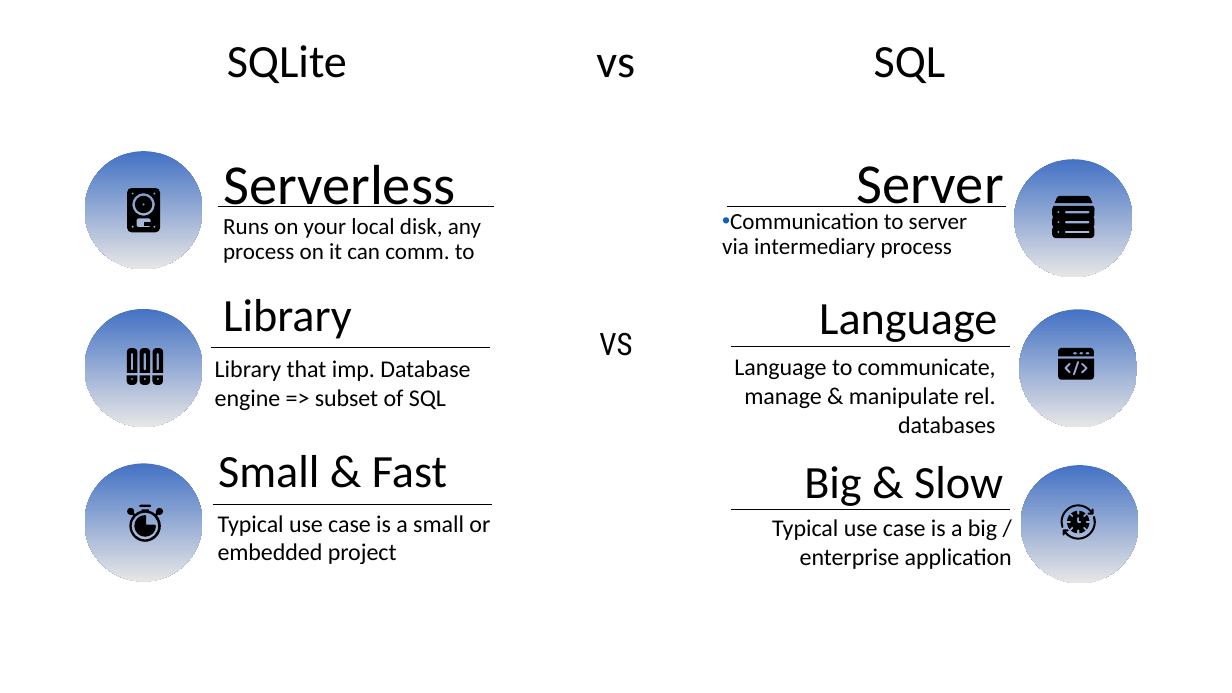
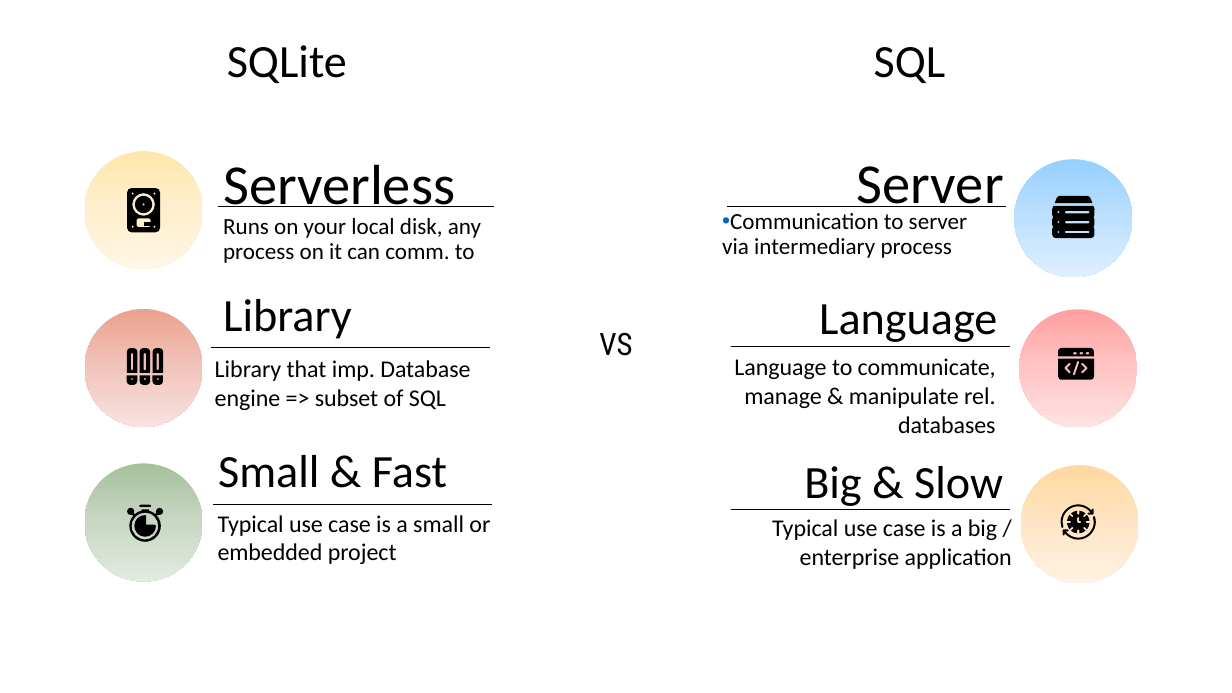
Before and after one commit to AntonioPirani/SQLiteProject, a slide deck: slide 18 of Presentation.pptx. Drawn at 1232x693 pixels with LibreOffice and Linux fonts; fonts in the diff are those of the drawing. Boxes give left, top, right and bottom in pixels: in the first picture for what was removed or moved away, otherwise in the second. Text is boxed around its words. In the diff, an @@ line names an element or a change of style, - is before the commit and + after.

Commit message:
update colours comparsion foil

```diff
--- a/Presentation.pptx
+++ b/Presentation.pptx
@@ text at bbox=[227, 45, 946, 83]: text changed @@
-SQLite vs SQL
+SQLite SQL
@@ freeform shape at bbox=[85, 152, 203, 270]: fill gradient #4472C4 to #E7E6E6 to gradient #FFE7AF to #FFEFCE to #FFF7E7 @@
@@ freeform shape at bbox=[1015, 159, 1133, 277]: fill gradient #4472C4 to #E7E6E6 to gradient #96D0FF to #BFE1FF to #E0EFFF @@
@@ freeform shape at bbox=[85, 309, 203, 427]: fill gradient #4472C4 to #E7E6E6 to gradient #EDA08E to #F2C5BB to #F8E3DE @@
@@ freeform shape at bbox=[1019, 310, 1138, 428]: fill gradient #4472C4 to #E7E6E6 to gradient #FFA0A0 to #FFC5C5 to #FFE3E3 @@
@@ freeform shape at bbox=[85, 464, 203, 582]: fill gradient #4472C4 to #E7E6E6 to gradient #A7C09D to #C9D7C4 to #E5EBE2 @@
@@ freeform shape at bbox=[1021, 465, 1140, 583]: fill gradient #4472C4 to #E7E6E6 to gradient #FFD8A0 to #FFE6C5 to #FFF2E3 @@
```
